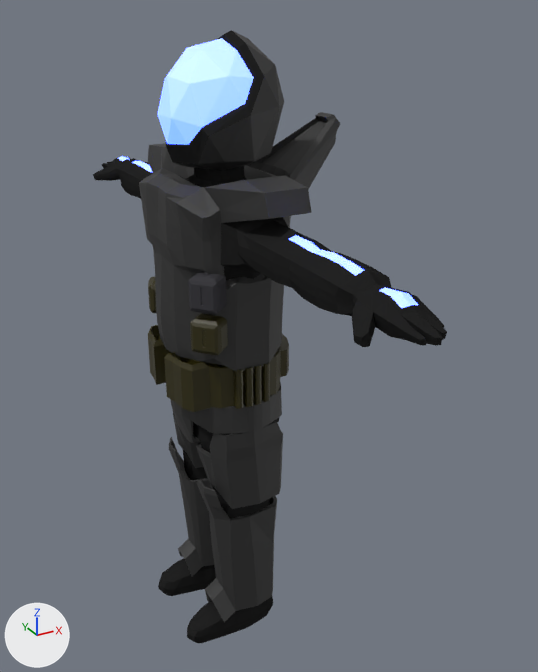
Two versions of the Blender file Assets/player/player.blend, one commit apart.
The view is the same before and after, from a 50 mm lens placed at (-5.54, -11.93, 1.39), pointed at (0.97, -0.09, -4.53). Lighting does not change. The marker at lower left points along +X, +Y and +Z.

Script lines for the objects in view, before the commit:
```python
me_cube_001 = bpy.data.meshes.new('Cube.001')
me_cube_001.from_pydata(...)  # 1440 vertices, 1432 faces, 8 loose edges; spans x -2.5..1.7, y -9.3..9.3, z -9.7..7.3
# faces by material slot: [1404, 28]
me_cube_001.materials.append(mat_material_006)  # black #232323
me_cube_001.materials.append(mat_material_001)  # white #dfe7e1
me_cube_016 = bpy.data.meshes.new('Cube.016')
me_cube_016.from_pydata(...)  # 112 vertices, 113 faces; spans x -1.46..1.63, y 1.72..3.43, z -1.86..3.29
me_cube_016.materials.append(mat_material)  # black #373737
me_icosphere = bpy.data.meshes.new('Icosphere')
me_icosphere.from_pydata(...)  # 66 vertices, 104 faces; spans x -0.8..0.95, y -0.97..0.97, z -0.93..0.9
# faces by material slot: [52, 28, 24]
me_icosphere.materials.append(mat_material)  # black #373737
me_icosphere.materials.append(mat_material_001)  # white #dfe7e1
me_icosphere.materials.append(mat_material_006)  # black #232323
ob_dude = bpy.data.objects.new('dude', me_cube_001)
ob_dude.location = (-0.01, 0.0, -4.42)
ob_dude.scale = (0.543, 0.654, 0.654)
ob_pilot = bpy.data.objects.new('pilot', me_icosphere)
ob_pilot.location = (0.0, 0.0, 0.0)
ob_pilot.scale = (1.18, 1.18, 1.18)
ob_r_calf = bpy.data.objects.new('R calf', me_cube_016)
ob_r_calf.location = (-0.0372, -0.858, -9.062)
ob_r_calf.scale = (-0.529, 0.623, 0.637)
# also in view: 'L calf' at (-0.08, -0.75, -8.61); 'belt' at (-0.06, 0.07, -4.79); 'diaper' at (-0.01, 0.0, -5.84); 'chest' at (0.6, 0.0, -2.42); 'greypouch' at (-0.8, -1.2, -2.94)
```
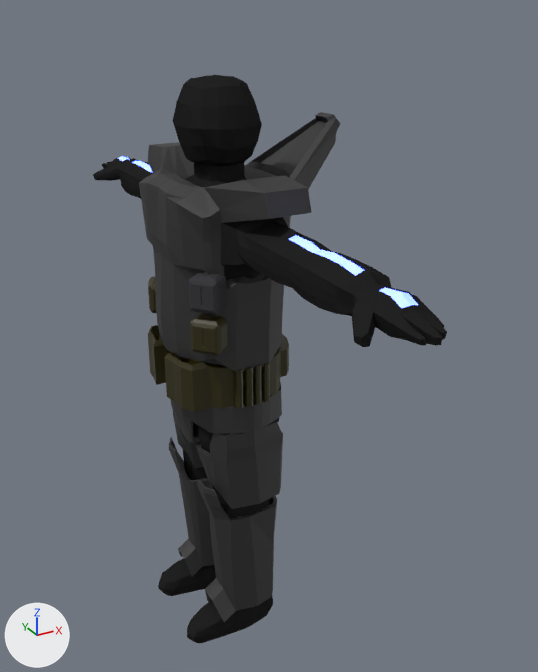
Where the change shows, as pixel boxes [x1, y1, x2, y2] in the pictures (538 x 672 px):
'pilot', hidden: before [158, 30, 284, 170]

The change, as a diff of the scene's bpy script:
```diff
--- a/Assets/player/player.blend.py
+++ b/Assets/player/player.blend.py
@@ ob_pilot @@
 ob_pilot.scale = (1.18, 1.18, 1.18)
+ob_pilot.hide_set(True)
```
